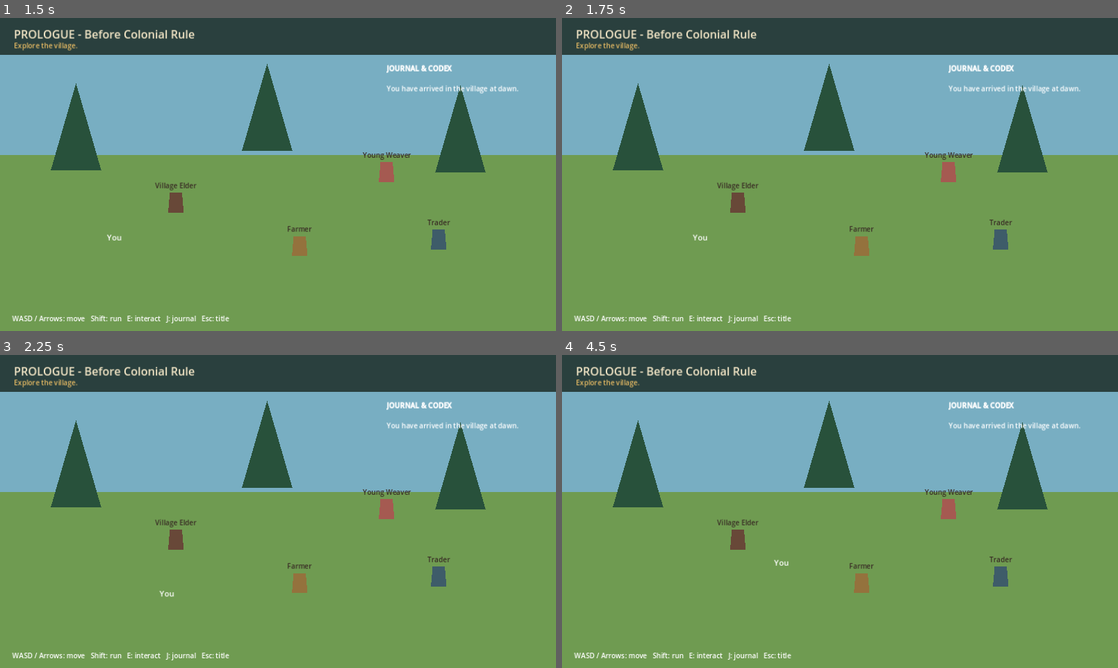
Above: before the commit, frames 1-4 (two rows, left to right).
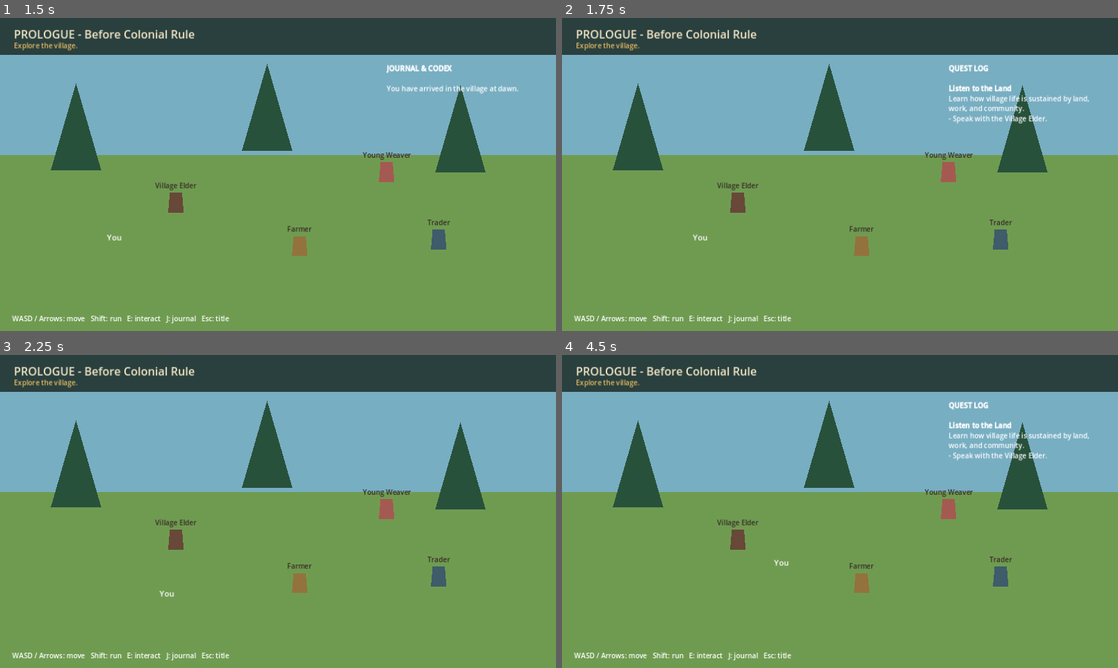
Above: after the commit, the same moments.

Repository: Ivula-Technologies/Uhuru
Game: Godot game, scene res://scenes/menus/TitleScreen.tscn
Two runs of this game, one before a commit and one after it. Both use one fixed random seed, a clock stepped at 60 frames per second and the inputs below.
Inputs:
- Up to frame 1 (1.5 s): click "Begin the Prologue" at 0.5 s; tap Enter at 1.25 s; hold D (move_right) from 1.28 s (still down); tap J (journal) at 1.35 s
- Up to frame 2 (1.75 s): keep holding D (move_right); tap Q (quest_log, bound only after the commit) at 1.55 s
- Up to frame 3 (2.25 s): tap Space at 2 s; release D (move_right) at 2.03 s; hold S (move_down) from 2.03 s (still down); tap Q (quest_log, bound only after the commit) at 2.1 s
- Up to frame 4 (4.5 s): tap J (journal) at 2.3, 3.6 s; tap Enter at 2.75 s; release S (move_down) at 2.78 s; hold D (move_right) 2.78-3.53 s; tap E (interact) at 2.85 s; tap Q (quest_log, bound only after the commit) at 3.05, 4.35 s; tap Space at 3.5 s; hold W (move_up) 3.53-4.28 s; hold A (move_left) from 4.28 s (still down)

Frame 1 is identical in both runs. In frame 2, 1.1% of the frame differs, in the area x 69-95%, y 14-34%; in frame 3, 0.4%; in frame 4, 1.1%.

Commit message:
Add quest log and persistent dialogue choices

Diff:
--- a/data/npcs/prologue.json
+++ b/data/npcs/prologue.json
@@ -8,7 +8,7 @@
       "quest_id": "prologue_speak_to_elder",
       "dialogue": {
         "text": "Our land remembers the hands that farm it, the paths traders walk, and the families who care for one another. Before strangers arrive, listen closely to what already lives here.",
-        "choices": [{"text": "Tell me about our land."}, {"text": "I will listen."}]
+        "choices": [{"id": "ask_about_land", "text": "Tell me about our land."}, {"id": "listen", "text": "I will listen."}]
       }
     },
     {
@@ -18,7 +18,7 @@
       "color": "94723d",
       "dialogue": {
         "text": "A good harvest depends on patience, rain, soil, and many hands. What a family grows is shared through work, exchange, and care.",
-        "choices": [{"text": "What do you grow?"}, {"text": "Thank you for teaching me."}]
+        "choices": [{"id": "ask_about_crops", "text": "What do you grow?"}, {"id": "thank_farmer", "text": "Thank you for teaching me."}]
       },
       "journal_entry": "Village Life: Farming, grazing, and trade supported communities long before colonial rule. Practices differed across Kenya's regions and environments."
     },
@@ -29,7 +29,7 @@
       "color": "3e5c69",
       "dialogue": {
         "text": "News travels with people as surely as goods do. Paths connect villages, markets, and distant communities; trade carries skills, stories, and relationships.",
-        "choices": [{"text": "Where do the paths lead?"}, {"text": "Safe travels."}]
+        "choices": [{"id": "ask_about_routes", "text": "Where do the paths lead?"}, {"id": "wish_safe_travels", "text": "Safe travels."}]
       },
       "journal_entry": "Trade and Exchange: Communities across the region maintained networks of exchange, communication, and travel."
     },
@@ -40,7 +40,7 @@
       "color": "a55a51",
       "dialogue": {
         "text": "Every pattern takes time. I learn by watching older hands, then by making mistakes of my own. Skills are carried forward when people teach one another.",
-        "choices": [{"text": "Will you show me?"}, {"text": "Your work is beautiful."}]
+        "choices": [{"id": "ask_to_learn", "text": "Will you show me?"}, {"id": "praise_craft", "text": "Your work is beautiful."}]
       },
       "journal_entry": "Knowledge and Craft: Practical knowledge is passed between generations through observation, practice, and community teaching."
     }
--- a/project.godot
+++ b/project.godot
@@ -39,6 +39,10 @@
 "deadzone": 0.5,
 "events": [Object(InputEventKey,"physical_keycode":74)]
 }
+quest_log={
+"deadzone": 0.5,
+"events": [Object(InputEventKey,"physical_keycode":81)]
+}
 
 [rendering]
 renderer/rendering_method="gl_compatibility"
--- a/scripts/quests/quest_manager.gd
+++ b/scripts/quests/quest_manager.gd
@@ -20,6 +20,13 @@
 func get_quest(quest_id: String) -> Dictionary:
 	return quests.get(quest_id, {})
 
+func get_active_quests() -> Array:
+	var active: Array = []
+	for quest_id in quests:
+		if not SaveGame.has_completed_quest(quest_id):
+			active.append(quests[quest_id])
+	return active
+
 func complete_quest(quest_id: String) -> void:
 	if SaveGame.has_completed_quest(quest_id):
 		return
--- a/scripts/save/save_game.gd
+++ b/scripts/save/save_game.gd
@@ -14,6 +14,7 @@
 		"chapter": "prologue",
 		"journal": ["You have arrived in the village at dawn."],
 		"completed_quests": [],
+		"choices": {},
 		"settings": {"music_volume": 75.0, "text_speed": 1.0}
 	}
 
@@ -48,3 +49,9 @@
 		completed.append(quest_id)
 		data["completed_quests"] = completed
 		save_game()
+
+func record_choice(choice_key: String, choice_id: String) -> void:
+	var choices: Dictionary = data.get("choices", {})
+	choices[choice_key] = choice_id
+	data["choices"] = choices
+	save_game()
--- a/scripts/ui/dialogue_panel.gd
+++ b/scripts/ui/dialogue_panel.gd
@@ -2,11 +2,13 @@
 extends CanvasLayer
 
 signal dialogue_finished
+signal choice_selected(choice_id: String)
 
 var speaker_label: Label
 var body_label: RichTextLabel
 var choice_box: VBoxContainer
 var panel: PanelContainer
+var portrait: Label
 
 func _ready() -> void:
 	layer = 10
@@ -16,9 +18,20 @@
 	panel.size = Vector2(1140, 210)
 	panel.visible = false
 	add_child(panel)
+	var row := HBoxContainer.new()
+	row.add_theme_constant_override("separation", 18)
+	panel.add_child(row)
+	portrait = Label.new()
+	portrait.custom_minimum_size = Vector2(140, 150)
+	portrait.horizontal_alignment = HORIZONTAL_ALIGNMENT_CENTER
+	portrait.vertical_alignment = VERTICAL_ALIGNMENT_CENTER
+	portrait.autowrap_mode = TextServer.AUTOWRAP_WORD_SMART
+	portrait.add_theme_font_size_override("font_size", 22)
+	row.add_child(portrait)
 	var content := VBoxContainer.new()
+	content.size_flags_horizontal = Control.SIZE_EXPAND_FILL
 	content.add_theme_constant_override("separation", 8)
-	panel.add_child(content)
+	row.add_child(content)
 	speaker_label = Label.new()
 	speaker_label.add_theme_font_size_override("font_size", 24)
 	content.add_child(speaker_label)
@@ -32,17 +45,21 @@
 	choice_box = VBoxContainer.new()
 	content.add_child(choice_box)
 
-func show_line(speaker: String, text_value: String, choices: Array = []) -> void:
+func show_line(speaker: String, text_value: String, choices: Array = [], portrait_color := Color("684838")) -> void:
 	panel.visible = true
 	speaker_label.text = speaker
 	body_label.text = text_value
+	portrait.text = speaker
+	portrait.add_theme_color_override("font_color", portrait_color)
 	for child in choice_box.get_children():
 		child.queue_free()
 	if choices.is_empty():
 		_add_choice("Continue", _finish)
 		return
-	for choice in choices:
-		_add_choice(choice.get("text", "Continue"), _finish)
+	for index in choices.size():
+		var choice: Dictionary = choices[index]
+		var choice_id: String = choice.get("id", "choice_" + str(index))
+		_add_choice(choice.get("text", "Continue"), _select_choice.bind(choice_id))
 
 func _add_choice(text_value: String, callback: Callable) -> void:
 	var button := Button.new()
@@ -54,3 +71,7 @@
 func _finish() -> void:
 	panel.visible = false
 	dialogue_finished.emit()
+
+func _select_choice(choice_id: String) -> void:
+	choice_selected.emit(choice_id)
+	_finish()
--- a/scripts/world/prologue_village.gd
+++ b/scripts/world/prologue_village.gd
@@ -4,10 +4,12 @@
 
 var player: CharacterBody2D
 var journal_panel: RichTextLabel
+var quest_panel: RichTextLabel
 var prompt: Label
 var dialogue: DialoguePanel
 var dialogue_open := false
 var nearby_npc: VillageNPC
+var speaking_npc_id := ""
 
 func _ready() -> void:
 	_build_environment()
@@ -105,11 +107,20 @@
 	journal_panel.visible = false
 	journal_panel.add_theme_font_size_override("normal_font_size", 16)
 	layer.add_child(journal_panel)
+	quest_panel = RichTextLabel.new()
+	quest_panel.bbcode_enabled = true
+	quest_panel.position = Vector2(890, 105)
+	quest_panel.size = Vector2(350, 245)
+	quest_panel.visible = false
+	quest_panel.add_theme_font_size_override("normal_font_size", 16)
+	layer.add_child(quest_panel)
 	_refresh_journal()
+	_refresh_quest_log()
 
 func _build_dialogue() -> void:
 	dialogue = DialoguePanel.new()
 	dialogue.dialogue_finished.connect(func(): dialogue_open = false; player.movement_enabled = true)
+	dialogue.choice_selected.connect(_on_dialogue_choice_selected)
 	add_child(dialogue)
 
 func _process(_delta: float) -> void:
@@ -119,6 +130,10 @@
 		nearby_npc.interact()
 	if Input.is_action_just_pressed("journal"):
 		journal_panel.visible = not journal_panel.visible
+		quest_panel.visible = false
+	if Input.is_action_just_pressed("quest_log"):
+		quest_panel.visible = not quest_panel.visible
+		journal_panel.visible = false
 	if Input.is_key_pressed(KEY_ESCAPE) and not dialogue_open:
 		get_tree().change_scene_to_file("res://scenes/menus/TitleScreen.tscn")
 
@@ -132,8 +147,9 @@
 func _on_npc_interaction_requested(npc: VillageNPC) -> void:
 	dialogue_open = true
 	player.movement_enabled = false
+	speaking_npc_id = npc.npc_id
 	var line: Dictionary = npc.profile.get("dialogue", {})
-	dialogue.show_line(npc.profile.get("display_name", "Villager"), line.get("text", ""), line.get("choices", []))
+	dialogue.show_line(npc.profile.get("display_name", "Villager"), line.get("text", ""), line.get("choices", []), Color(npc.profile.get("color", "684838")))
 	var quest_id: String = npc.profile.get("quest_id", "")
 	if not quest_id.is_empty():
 		QuestManager.complete_quest(quest_id)
@@ -144,8 +160,26 @@
 
 func _on_quest_completed(_quest_id: String) -> void:
 	_refresh_journal()
+	_refresh_quest_log()
 	journal_panel.visible = true
+
+func _on_dialogue_choice_selected(choice_id: String) -> void:
+	if not speaking_npc_id.is_empty():
+		SaveGame.record_choice(speaking_npc_id, choice_id)
+	speaking_npc_id = ""
 
 func _refresh_journal() -> void:
 	var entries: Array = SaveGame.data.get("journal", [])
 	journal_panel.text = "[b]JOURNAL & CODEX[/b]\n\n" + "\n\n".join(entries)
+
+func _refresh_quest_log() -> void:
+	var active: Array = QuestManager.get_active_quests()
+	if active.is_empty():
+		quest_panel.text = "[b]QUEST LOG[/b]\n\nNo active quests. Explore the village and speak with its people."
+		return
+	var lines: Array[String] = ["[b]QUEST LOG[/b]"]
+	for quest: Dictionary in active:
+		lines.append("\n[b]" + quest.get("title", "Quest") + "[/b]\n" + quest.get("narrative_goal", ""))
+		for objective in quest.get("objectives", []):
+			lines.append("- " + objective)
+	quest_panel.text = "\n".join(lines)
Not shown, changed: docs/PROLOGUE_VERTICAL_SLICE.md
